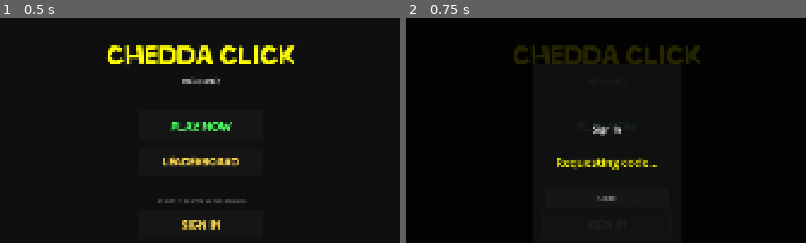
Above: before the commit, frames 1-2 (left to right).
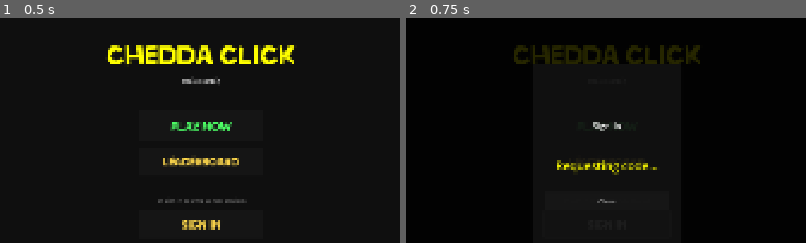
Above: after the commit, the same moments.

Repository: cheddatech/CheddaBoards-Godot
Game: Godot game, scene res://scenes/MainMenu.tscn
Same seed, same stepped clock (60 frames per second), same inputs: the game is played once before the commit and once after it.
Inputs:
- Up to frame 1 (0.5 s): no input
- Up to frame 2 (0.75 s): click "Sign In" at 0.5 s
The pictures show only the part of the screen within x 25-75%, y 17-67%; the shares and areas given below are measured in that part.

Frame 1 is identical in both runs. In frame 2, 1.3% of the frame differs, in the area x 37-63%, y 46-83%.

Commit message:
Add files via upload

Diff:
--- a/scenes/DeviceCodeLogin.tscn
+++ b/scenes/DeviceCodeLogin.tscn
@@ -69,6 +69,20 @@
 custom_minimum_size = Vector2(0, 4)
 layout_mode = 2
 
+[node name="LinkButton" type="LinkButton" parent="Panel/MarginContainer/VBox"]
+layout_mode = 2
+size_flags_horizontal = 4
+theme_override_colors/font_color = Color(0.45, 0.75, 1, 1)
+theme_override_colors/font_hover_color = Color(0.65, 0.85, 1, 1)
+theme_override_colors/font_pressed_color = Color(0.3, 0.6, 0.9, 1)
+theme_override_font_sizes/font_size = 14
+text = "or tap here to open in browser"
+visible = false
+
+[node name="Spacer2b" type="Control" parent="Panel/MarginContainer/VBox"]
+custom_minimum_size = Vector2(0, 4)
+layout_mode = 2
+
 [node name="FallbackLabel" type="Label" parent="Panel/MarginContainer/VBox"]
 layout_mode = 2
 theme_override_colors/font_color = Color(0.5, 0.5, 0.5, 1)
